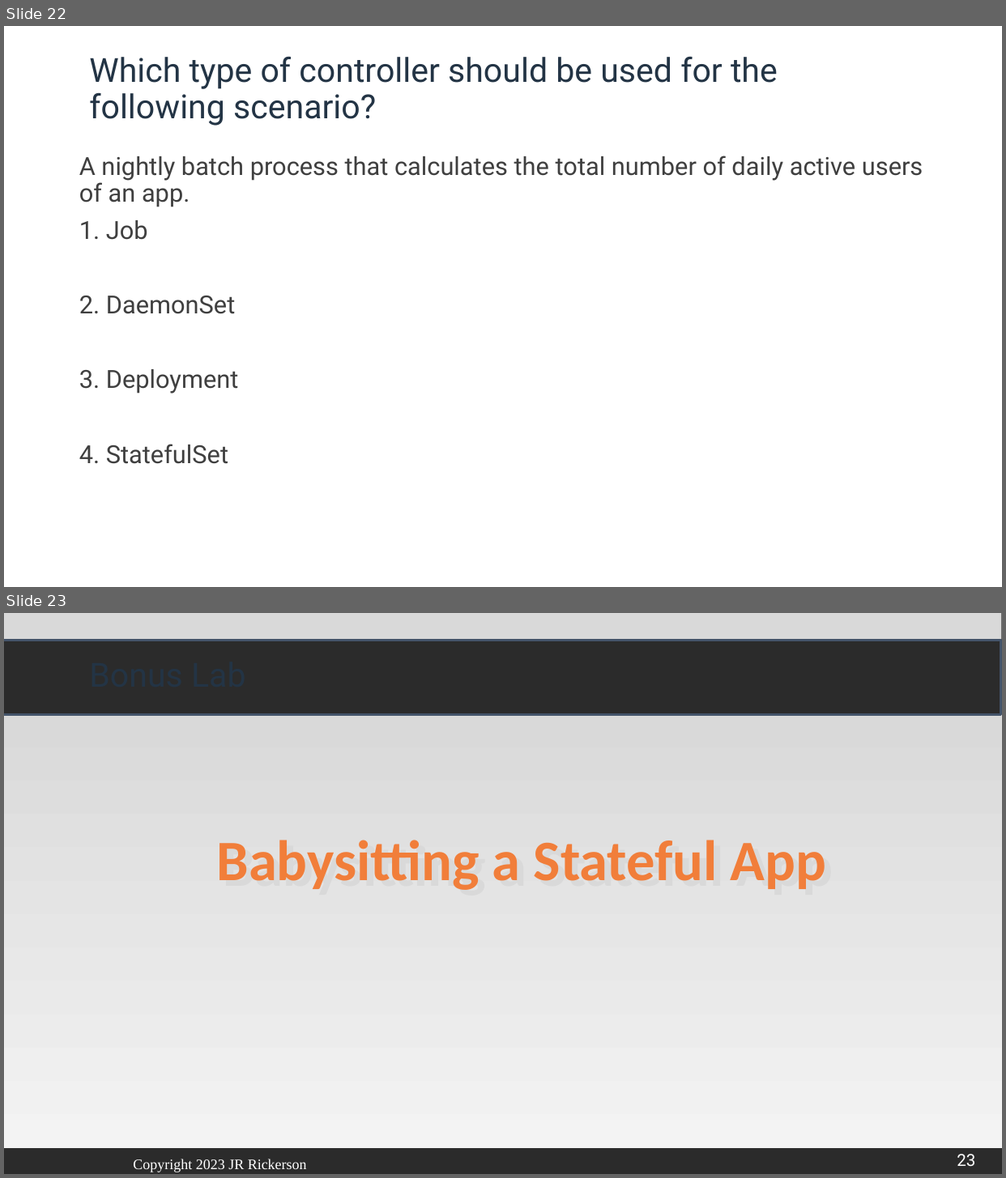
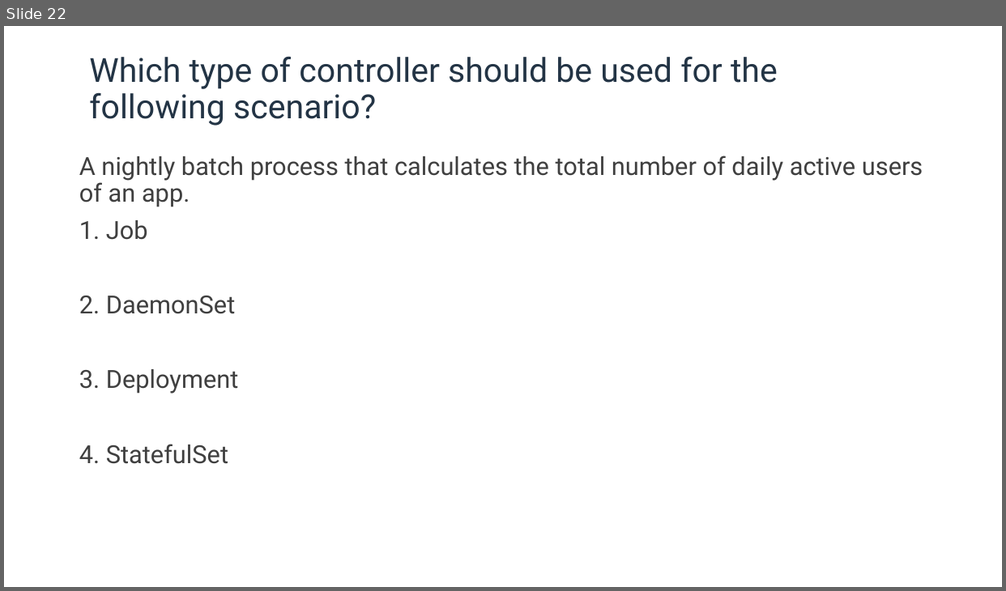
Before and after one commit to skalra896-nutanix/int-k8s, a slide deck: slides/05_advanced_objects.pptx. Shown one above the other, each under a label of ours: slides 22 and 23 before the commit, slide 22 after it. The pictures are 1006x1178 and 1006x591 pixels, drawn with LibreOffice and Linux fonts; fonts in the diff are those of the drawing; background and template pictures are left out; a plain dark background stands for a picture behind light text. Boxes give left, top, right and bottom in pixels: in the first picture for what was removed or moved away, otherwise in the second. Text is boxed around its words. In the diff, an @@ line names an element or a change of style, - is before the commit and + after.

```diff
--- a/slides/05_advanced_objects.pptx
+++ b/slides/05_advanced_objects.pptx
@@ slide 23 removed at (4,613,1002,1174), background picture (left out) @@
@@ rectangle removed at (4,613,1002,639) @@
@@ rectangle removed at (4,640,1001,714) @@
@@ text removed at (82,639,1001,713) @@
-Bonus Lab
@@ rectangle removed at (4,714,1002,1148) @@
@@ text removed at (217,840,833,890) @@
-Babysitting a Stateful App
@@ text removed at (223,840,826,890) @@
-Babysitting a Stateful App
@@ text removed at (133,1159,307,1173) @@
-Copyright 2023 JR Rickerson
@@ page number removed at (957,1154,975,1166) @@
-23
```
Also in this commit, not shown: 10 slides changed.
